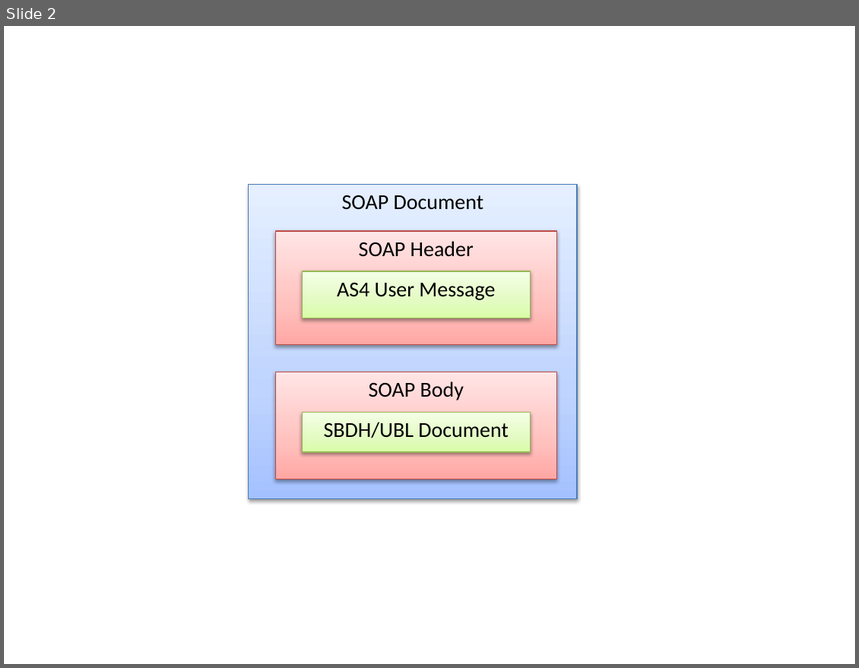
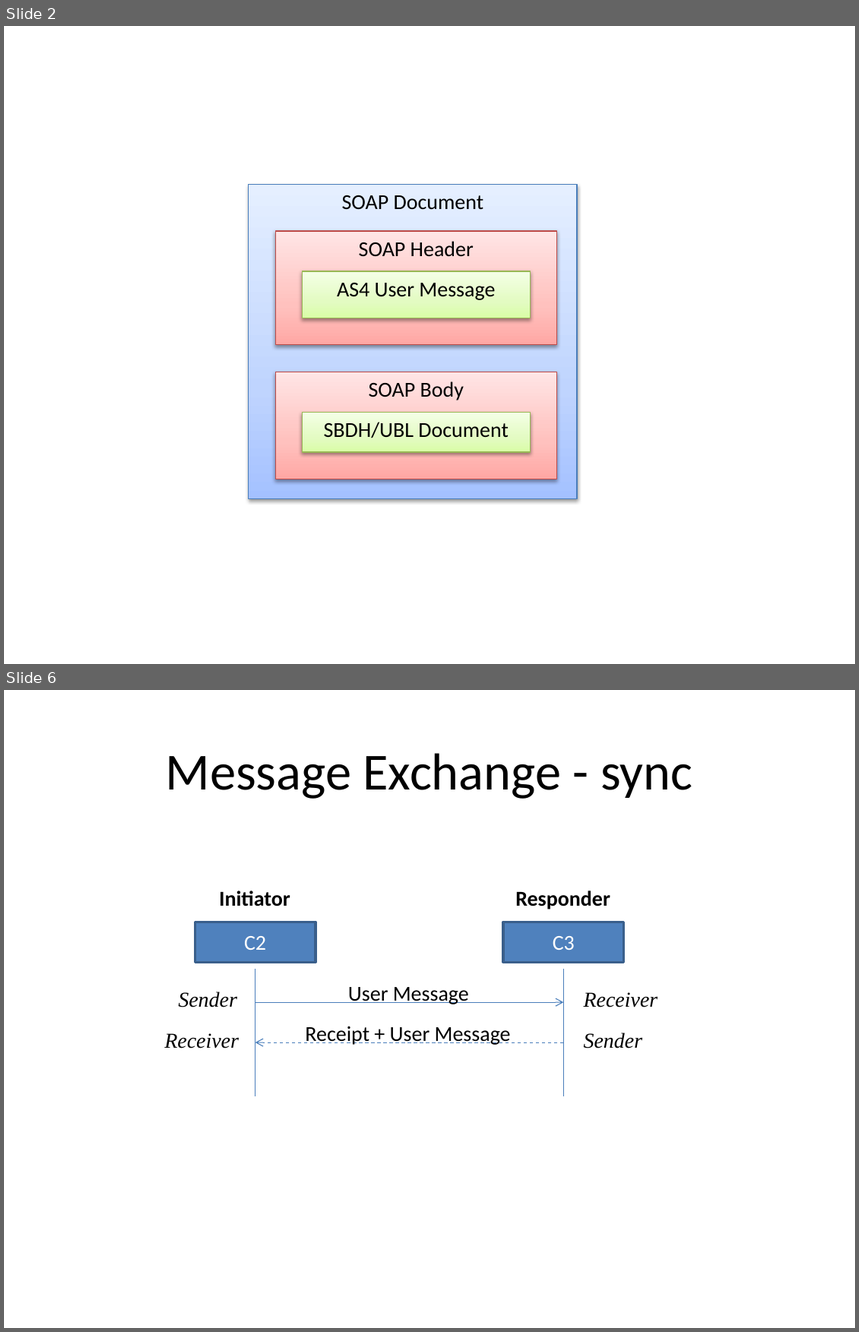
Before and after one commit to phax/phase4, a slide deck: docs/AS4 PEPPOL images.pptx. Shown one above the other, each under a label of ours: slide 2 before the commit, slides 2 and 6 after it; the slides between them are not shown. The pictures are 859x668 and 859x1332 pixels, drawn with LibreOffice and Linux fonts; fonts in the diff are those of the drawing. Boxes give left, top, right and bottom in pixels: in the first picture for what was removed or moved away, otherwise in the second. Text is boxed around its words. In the diff, an @@ line names an element or a change of style, - is before the commit and + after.

```diff
--- a/docs/AS4 PEPPOL images.pptx
+++ b/docs/AS4 PEPPOL images.pptx
@@ slide 6 added at [4, 690, 855, 1328], background #FFFFFF @@
@@ title added at [166, 753, 693, 799], 44 pt, text #000000 @@
+Message Exchange - sync
@@ text added at [219, 891, 291, 907], 18 pt, text #000000, bold @@
+Initiator
@@ text added at [515, 891, 610, 910], 18 pt, text #000000, bold @@
+Responder
@@ rectangle added at [195, 923, 316, 962], fill #4F81BD, outline #3A5F8C 2 pt, 18 pt, text #FFFFFF @@
+C2
@@ rectangle added at [503, 923, 624, 962], fill #4F81BD, outline #3A5F8C 2 pt, 18 pt, text #FFFFFF @@
+C3
@@ line added from (255, 969) to (255, 1096), #4B7EBC 0.75 pt @@
@@ line added from (563, 969) to (563, 1096), #4B7EBC 0.75 pt @@
@@ text added at [178, 992, 237, 1008], 18 pt, text #000000, italic @@
+Sender
@@ arrow added from (255, 1002) to (563, 1002), #4B7EBC 0.75 pt @@
@@ text added at [348, 987, 469, 1005], 18 pt, text #000000 @@
+User Message
@@ text added at [584, 992, 658, 1008], 18 pt, text #000000, italic @@
+Receiver
@@ text added at [305, 1027, 511, 1045], 18 pt, text #000000 @@
+Receipt + User Message
@@ text added at [164, 1034, 239, 1049], 18 pt, text #000000, italic @@
+Receiver
@@ arrow added from (563, 1043) to (255, 1043), #4B7EBC 0.75 pt dashed @@
@@ text added at [584, 1033, 643, 1049], 18 pt, text #000000, italic @@
+Sender
```
Also in this commit, not shown: 1 slide changed, 6 other slides added.
